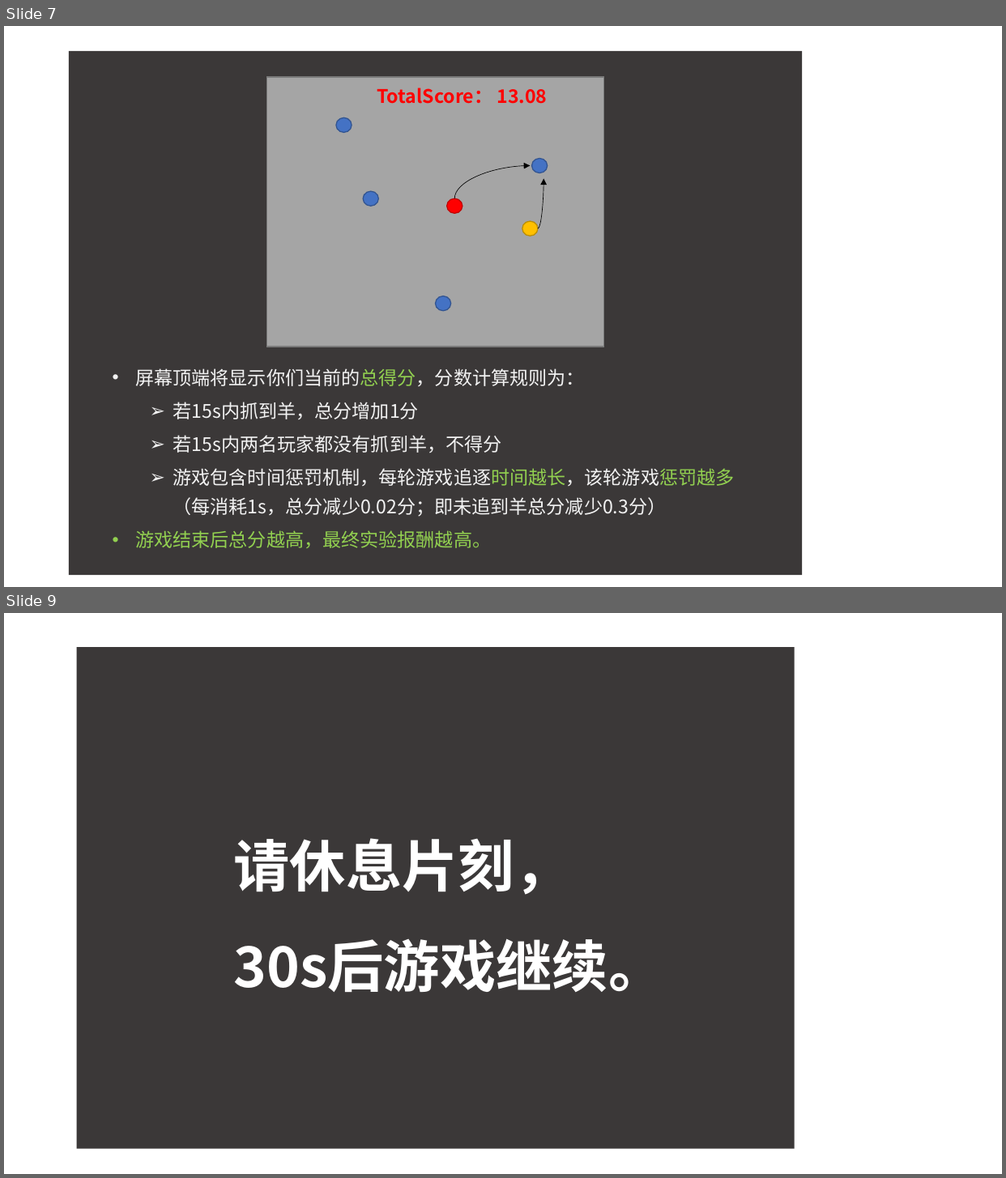
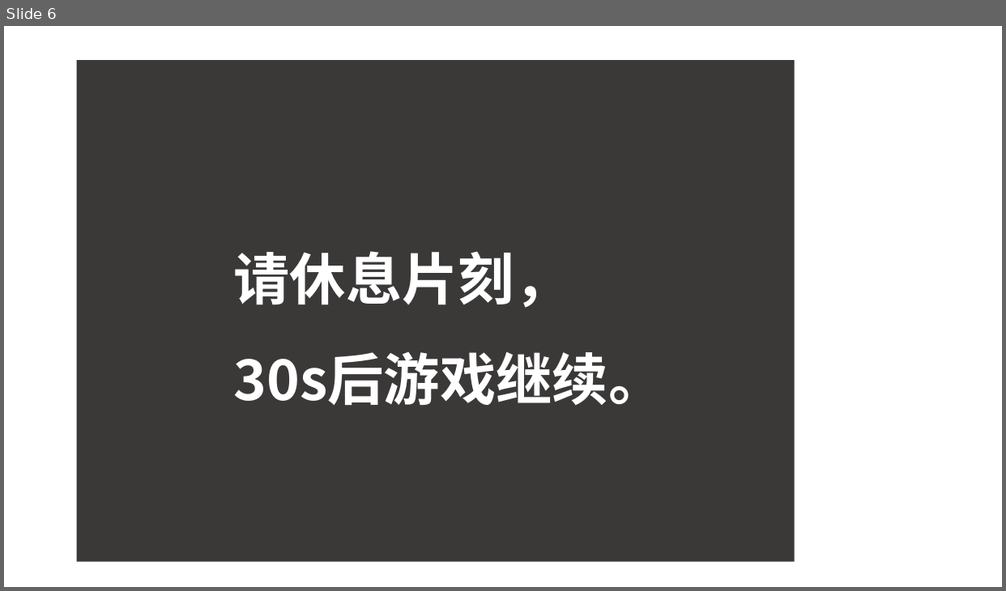
Before and after one commit to ChenyaGu/imagineWeCooperation, a slide deck: pictures/introduction.pptx. Shown one above the other, each under a label of ours: slides 7 and 9 before the commit, slide 6 after it; the slides between them are not shown. The pictures are 1006x1178 and 1006x591 pixels, drawn with LibreOffice and Linux fonts; fonts in the diff are those of the drawing. Boxes give left, top, right and bottom in pixels: in the first picture for what was removed or moved away, otherwise in the second. Text is boxed around its words. In the diff, an @@ line names an element or a change of style, - is before the commit and + after.

```diff
--- a/pictures/introduction.pptx
+++ b/pictures/introduction.pptx
@@ slide 7 removed at box(4, 26, 1002, 587), background #FFFFFF @@
@@ rectangle removed at box(68, 51, 802, 575) @@
@@ group removed at box(266, 77, 604, 347): 6 ellipses, 2 curved arrows, 1 rectangle, 1 text @@
-TotalScore： 13.08
@@ text removed at box(135, 369, 735, 548) @@
-• 屏幕顶端将显示你们当前的总得分，分数计算规则为：
-  ➢ 若15s内抓到羊，总分增加1分
-  ➢ 若15s内两名玩家都没有抓到羊，不得分
-  ➢ 游戏包含时间惩罚机制，每轮游戏追逐时间越长，该轮游戏惩罚越多（每消耗1s，总分减少0.02分；即未追到羊总分减少0.3分）
-• 游戏结束后总分越高，最终实验报酬越高。
@@ what was slide 9 is now slide 6 @@
```
Also in this commit, not shown: 5 slides changed, 2 other slides removed, 7 other files.
